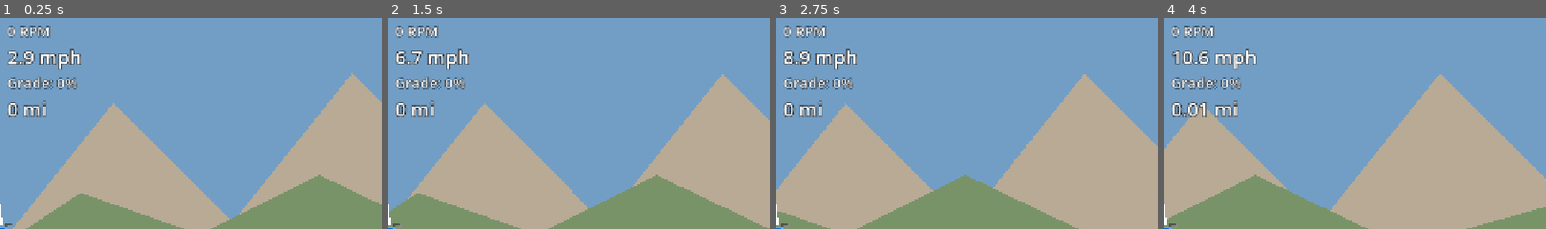
Above: before the commit, frames 1-4 (left to right).
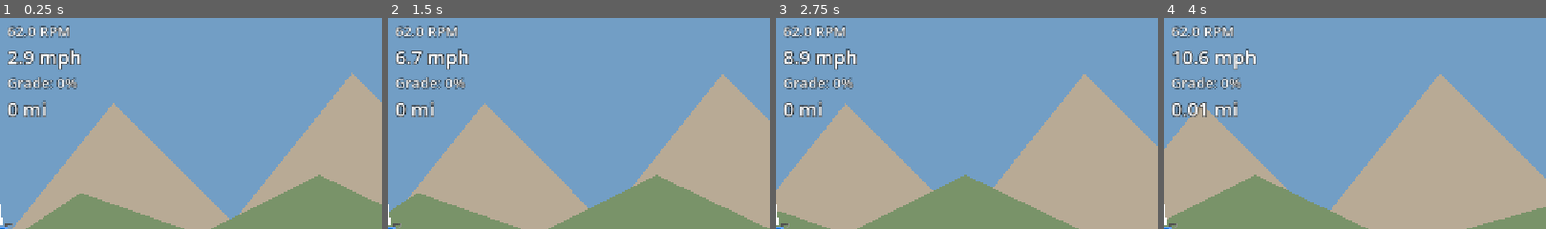
Above: after the commit, the same moments.

Repository: alexkibler/spokes-godot
Game: Godot game, scene res://src/features/cycling/GameScene.tscn
Two runs of this game, one before a commit and one after it. Both use one fixed random seed, a clock stepped at 60 frames per second and the inputs below. This scene is started directly instead of the project's main scene.
Inputs (mouse positions are % of the whole screen's width and height, from its top left):
- Up to frame 1 (0.25 s): no input
- Up to frame 2 (1.5 s): tap Enter at 0.5 s; move the mouse to (72, 44) at 0.52 s; hold Shift 0.53-1.25 s; click (72, 44) at 0.67 s; drag from (30, 54) to (45, 70) at 1.27 s
- Up to frame 3 (2.75 s): move the mouse to (60, 27) at 2.02 s; tap Ctrl at 2.1 s; click (60, 27) at 2.17 s
- Up to frame 4 (4 s): drag from (45, 70) to (20, 34) at 2.77 s; move the mouse to (80, 64) at 3.52 s; hold Shift from 3.53 s (still down); click (80, 64) at 3.67 s
The pictures show only the part of the screen within x 1-51%, y 14-63%; the shares and areas given below are measured in that part.

The runs differ from the first frame. In frame 1, 0.7% of the frame differs, in the area x 2-19%, y 3-10%; in frame 2, 0.7%; in frame 3, 0.7%; in frame 4, 0.7%.

Commit message:
fix: restore cadence display and clean up unused HUD handler

Diff:
--- a/src/features/cycling/GameScene.gd
+++ b/src/features/cycling/GameScene.gd
@@ -4,6 +4,7 @@
 # Orchestrator for the riding experience
 
 @onready var hud_power_label: Label = $HUD/MarginContainer/VBoxContainer/HBoxContainer/Stats/PowerValue
+@onready var hud_cadence_label: Label = $HUD/MarginContainer/VBoxContainer/HBoxContainer/Stats/CadenceValue
 @onready var hud_speed_label: Label = $HUD/MarginContainer/VBoxContainer/HBoxContainer/Stats/SpeedValue
 @onready var hud_dist_label: Label = $HUD/MarginContainer/VBoxContainer/HBoxContainer/Stats/DistValue
 @onready var hud_grade_label: Label = $HUD/MarginContainer/VBoxContainer/HBoxContainer/Stats/GradeValue
@@ -511,13 +512,6 @@
 		# No pending overlay, wait a bit then return to map
 		get_tree().create_timer(2.0).timeout.connect(callback)
 
-func _on_cadence_updated(p_rpm: float) -> void:
-	# Note: player_cyclist.hardware_receiver handles the value internally.
-	# We just trigger the HUD update logic.
-	var cadence_node: Label = hud_power_label.get_parent().get_parent().find_child("CadenceValue", true, false) as Label
-	if cadence_node:
-		(cadence_node as Label).text = str(round(p_rpm)) + " RPM"
-
 func _input(event: InputEvent) -> void:
 	if event.is_action_pressed("ui_cancel"):
 		var pause_menu: Node = (load("res://src/ui/screens/PauseOverlay.tscn") as PackedScene).instantiate()
@@ -527,6 +521,10 @@
 func _update_hud(p_effective_power: float) -> void:
 	if hud_power_label:
 		hud_power_label.text = str(round(p_effective_power)) + " W"
+	if hud_cadence_label:
+		var hr: Node = player_cyclist.get("hardware_receiver")
+		var cadence: float = (hr as HardwareReceiverComponent).get_cadence() if hr else 0.0
+		hud_cadence_label.text = str(round(cadence)) + " RPM"
 	if hud_speed_label:
 		var speed: float = Units.ms_to_kmh(player_cyclist.velocity_ms) if SettingsManager.units == "metric" else Units.ms_to_mph(player_cyclist.velocity_ms)
 		var unit_suffix: String = " km/h" if SettingsManager.units == "metric" else " mph"
Not shown, changed: ALGORITHMS_OVERVIEW.md
